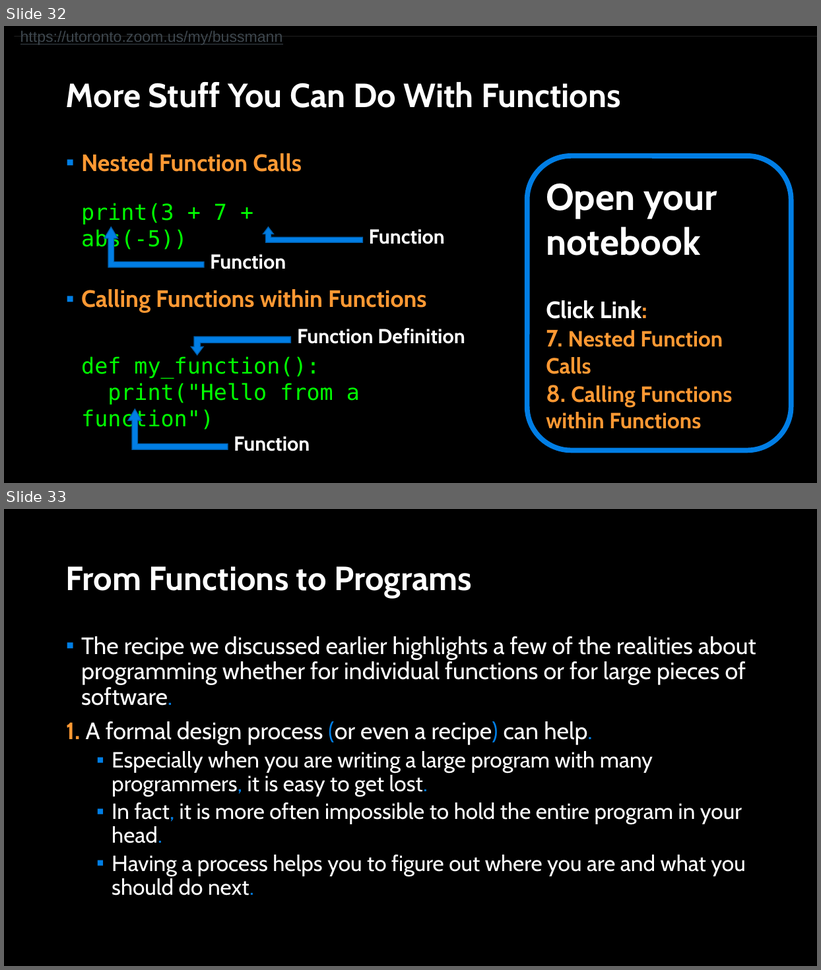
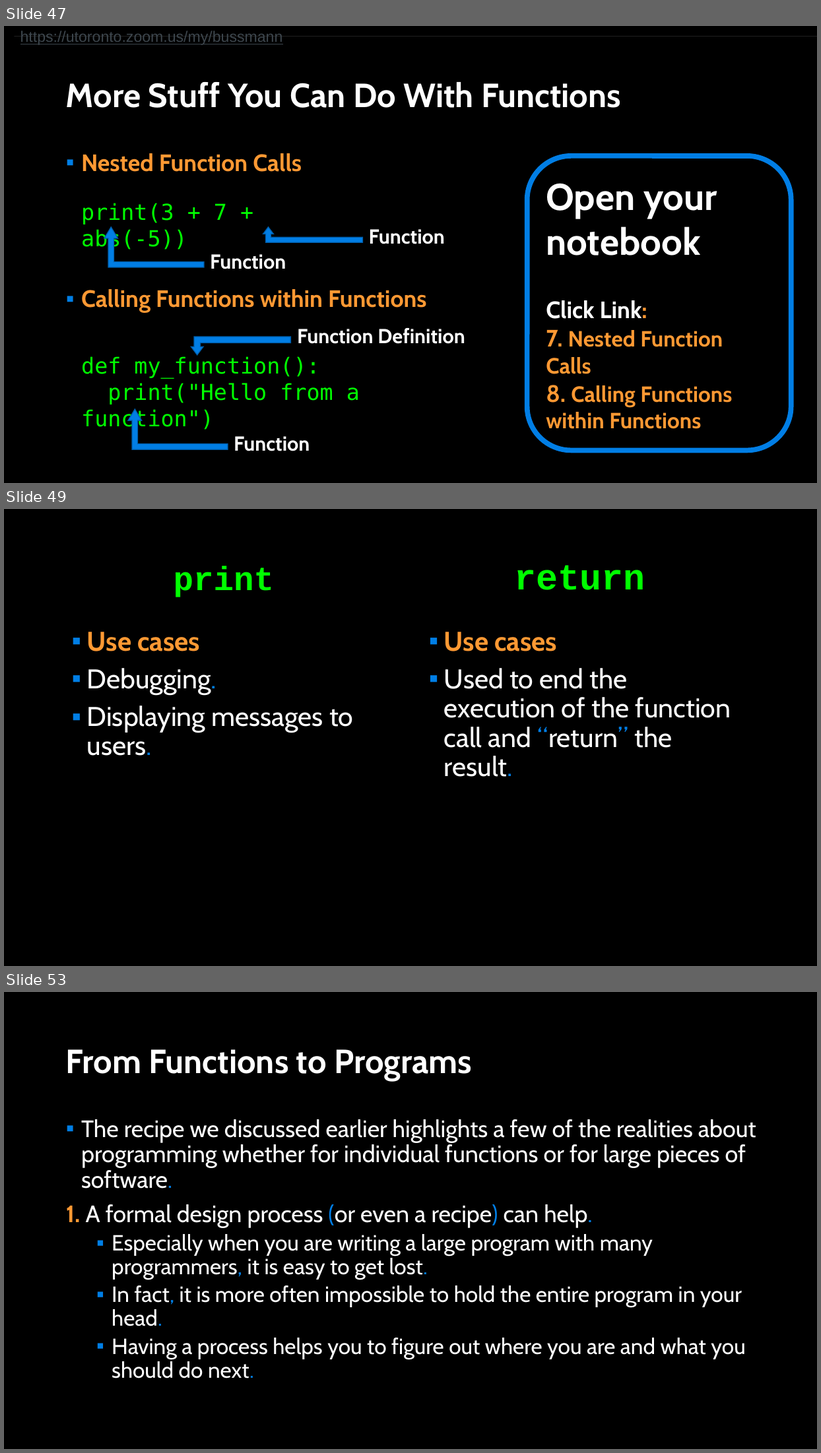
Before and after one commit to APS106/APS106-winter-2023-kinsella-goodfellow, a slide deck: lectures/week2/lecture2/slides/week2_lecture2.pptx. Shown one above the other, each under a label of ours: slides 32 and 33 before the commit, slides 47, 49 and 53 after it; the slides between them are not shown. The pictures are 821x970 and 821x1453 pixels, drawn with LibreOffice and Linux fonts; fonts in the diff are those of the drawing; background and template pictures are left out. Boxes give left, top, right and bottom in pixels: in the first picture for what was removed or moved away, otherwise in the second. Text is boxed around its words. In the diff, an @@ line names an element or a change of style, - is before the commit and + after.

```diff
--- a/lectures/week2/lecture2/slides/week2_lecture2.pptx
+++ b/lectures/week2/lecture2/slides/week2_lecture2.pptx
@@ slide 49 added at bbox=[4, 509, 817, 966], background picture (left out) @@
@@ title added at bbox=[174, 566, 274, 597], 39.6 pt, text #00FF00, bold @@
+print
@@ text added at bbox=[515, 565, 646, 590], 42.9 pt, text #00FF00, bold @@
+return
@@ text added at bbox=[87, 632, 353, 756], 32 pt, text #FFFFFF @@
+▪ Use cases
+▪ Debugging.
+▪ Displaying messages to users.
@@ text added at bbox=[444, 632, 731, 777], 32 pt, text #FFFFFF @@
+▪ Use cases
+▪ Used to end the execution of the function call and “return” the result.
@@ what was slide 32 is now slide 47 @@
@@ what was slide 33 is now slide 53 @@
```
Also in this commit, not shown: 8 slides changed, 19 other slides added, 3 other files.
